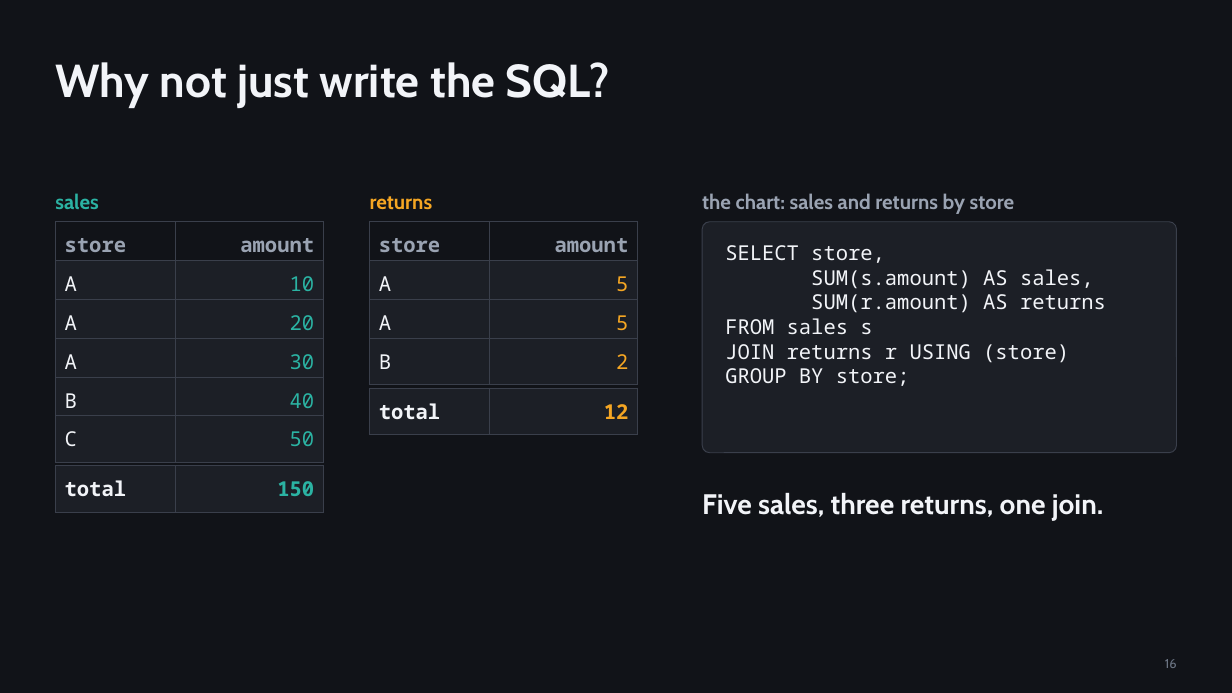
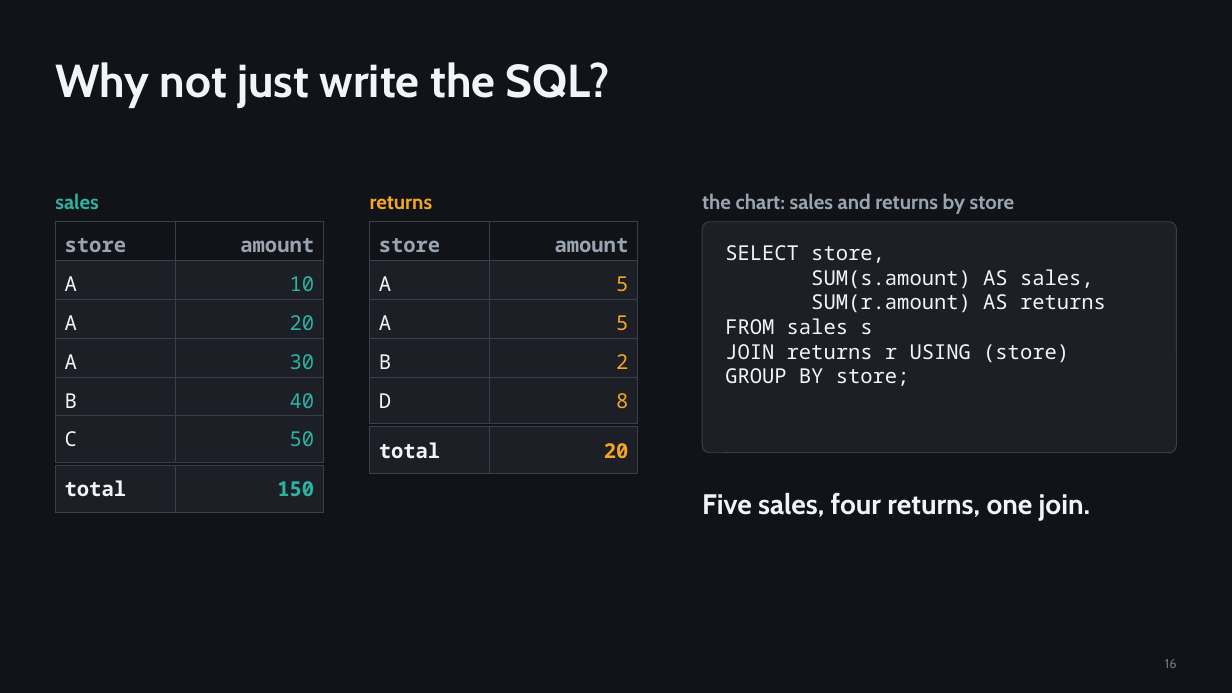
Before and after one commit to djouallah/presentations, a slide deck: slide 16 of analytics-as-code/analytics-as-code.pptx. Drawn at 1232x693 pixels with LibreOffice and Linux fonts; fonts in the diff are those of the drawing. Boxes give left, top, right and bottom in pixels: in the first picture for what was removed or moved away, otherwise in the second. Text is boxed around its words. In the diff, an @@ line names an element or a change of style, - is before the commit and + after.

```diff
--- a/analytics-as-code/analytics-as-code.pptx
+++ b/analytics-as-code/analytics-as-code.pptx
@@ table at [370, 377, 638, 416] @@
-row 1, column 1: total
+row 1, column 1: D
-row 1, column 2: 12
+row 1, column 2: 8
@@ table: place and size @@
-table at [370, 388, 638, 427]
+table at [370, 377, 638, 416]
@@ table added at [370, 427, 638, 466], 1 rows, 2 columns @@
+total | 20
@@ text at [702, 493, 1090, 521]: text changed @@
-Five sales, three returns, one join.
+Five sales, four returns, one join.
```
Also in this commit, not shown: 3 other slides changed, 1 slide added, 5 slides removed, 5 other files.
